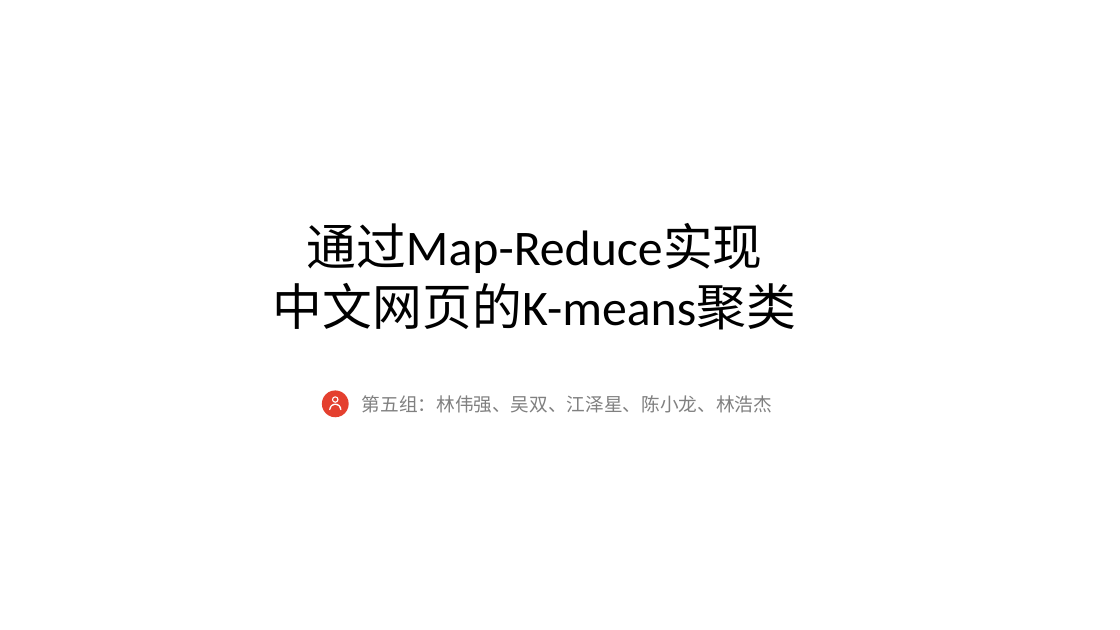
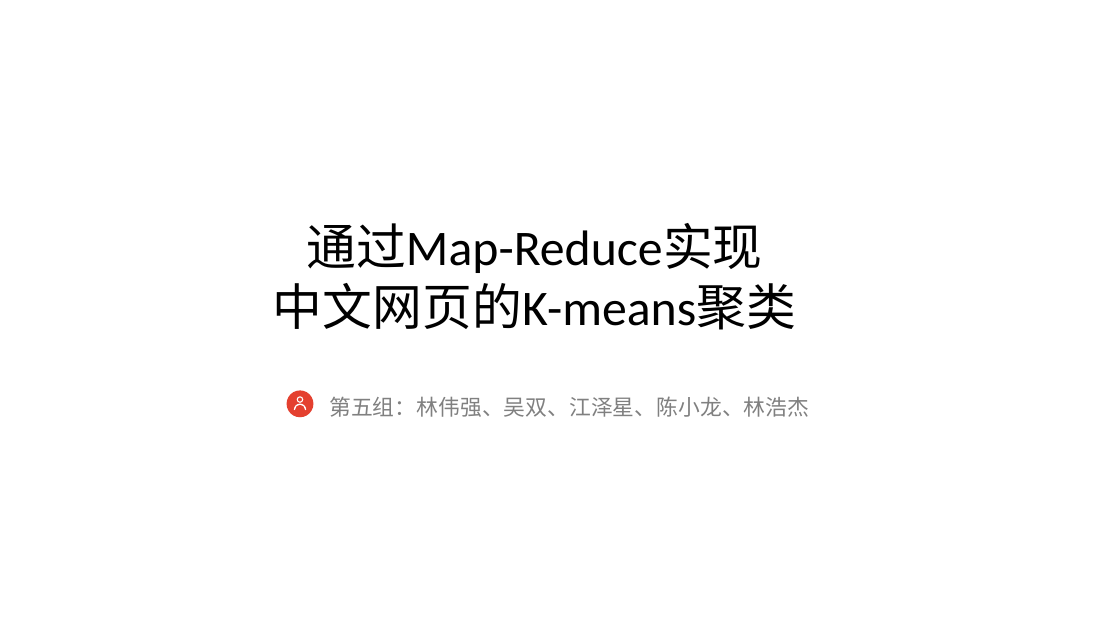
Before and after one commit to CRayFish07/webKmeans, a slide deck: slide 1 of Document/展示.pptx. Drawn at 1120x630 pixels with LibreOffice and Linux fonts; fonts in the diff are those of the drawing; background and template pictures are left out. Boxes give left, top, right and bottom in pixels: in the first picture for what was removed or moved away, otherwise in the second. Text is boxed around its words. In the diff, an @@ line names an element or a change of style, - is before the commit and + after.

```diff
--- a/Document/展示.pptx
+++ b/Document/展示.pptx
@@ text "第五组：林伟强、吴双、江泽星、陈小龙、林浩杰": place and size @@
-text "第五组：林伟强、吴双、江泽星、陈小龙、林浩杰" at bbox=[362, 395, 772, 413]
+text "第五组：林伟强、吴双、江泽星、陈小龙、林浩杰" at bbox=[329, 396, 809, 417]
@@ text "第五组：林伟强、吴双、江泽星、陈小龙、林浩杰" at bbox=[329, 396, 809, 417]: size 12 to 14 pt @@
@@ 2 freeform shapes, 1 ellipse: place and size @@
-2 freeform shapes, 1 ellipse at bbox=[321, 390, 348, 417]
+2 freeform shapes, 1 ellipse at bbox=[287, 390, 314, 417]
```
Also in this commit, not shown: 9 other slides changed.
